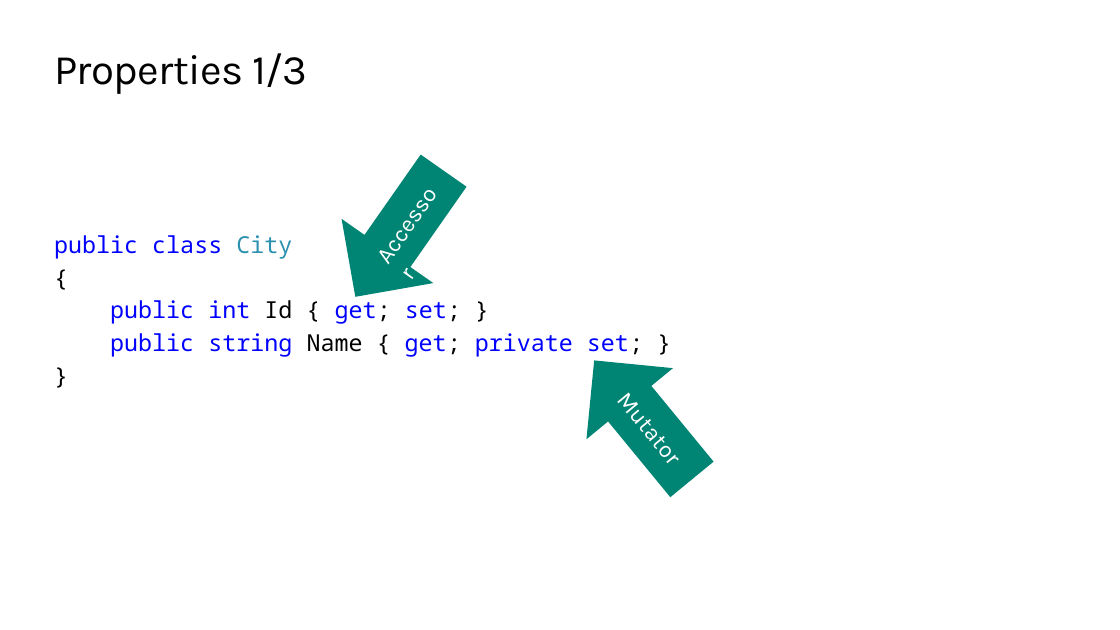
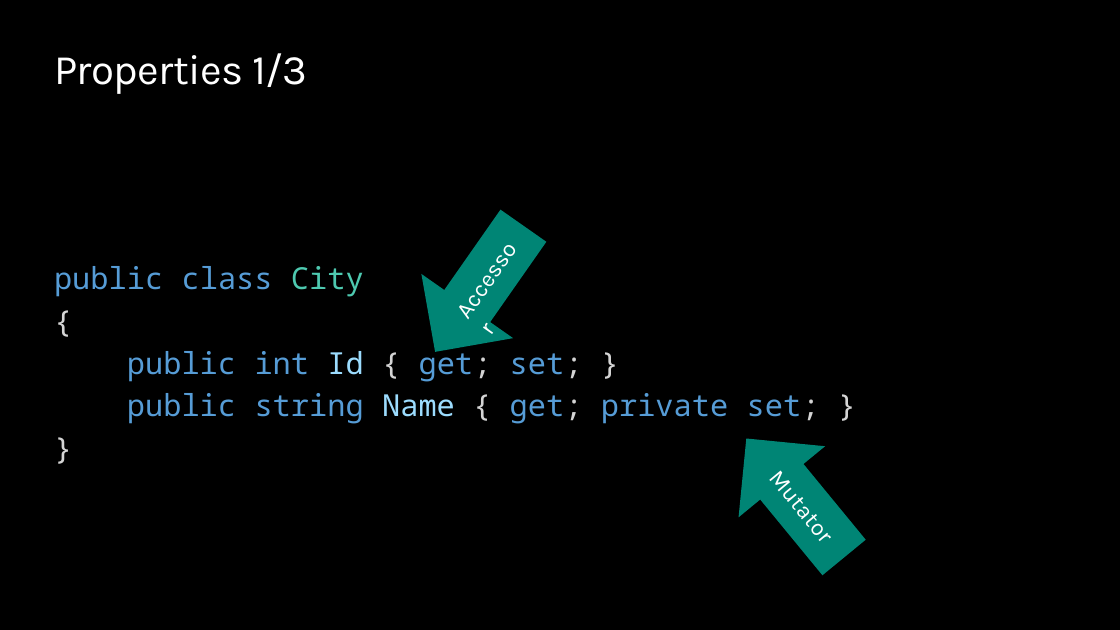
Before and after one commit to ondfisk/BDSA2020, a slide deck: slide 4 of Slides/Lecture03 - Lambdas and LINQ.pptx (slide 3 before the commit). Drawn at 1120x630 pixels with LibreOffice and Linux fonts; fonts in the diff are those of the drawing; background and template pictures are left out. Boxes give left, top, right and bottom in pixels: in the first picture for what was removed or moved away, otherwise in the second. Text is boxed around its words. In the diff, an @@ line names an element or a change of style, - is before the commit and + after.

```diff
--- a/Slides/Lecture03 - Lambdas and LINQ.pptx
+++ b/Slides/Lecture03 - Lambdas and LINQ.pptx
@@ background #FFFFFF to #000000 @@
@@ title "Properties 1/3" at bbox=[54, 53, 308, 94]: text colour #000000 to #FFFFFF @@
@@ text "public class City" at bbox=[54, 266, 820, 424]: size 20 to 26 pt; text colour #0000FF to #569CD6 in "public class", "public int get; set;", "public string get; private set;"; text colour #2B91AF to #4EC9B0 in "City"; text colour #000000 to #D4D4D4 in "{", "{ get; set; }", "{ get; set; }", "}"; text colour #000000 to #9CDCFE in "Id", "Name"; more space between paragraphs @@
@@ left arrow "Accessor": place and size @@
-left arrow "Accessor" at bbox=[310, 139, 489, 329]
+left arrow "Accessor" at bbox=[389, 194, 569, 384]
@@ left arrow "Mutator": place and size @@
-left arrow "Mutator" at bbox=[551, 325, 735, 515]
+left arrow "Mutator" at bbox=[703, 403, 887, 593]
```
Also in this commit, not shown: 10 other slides changed, 5 slides added, 1 other file.
